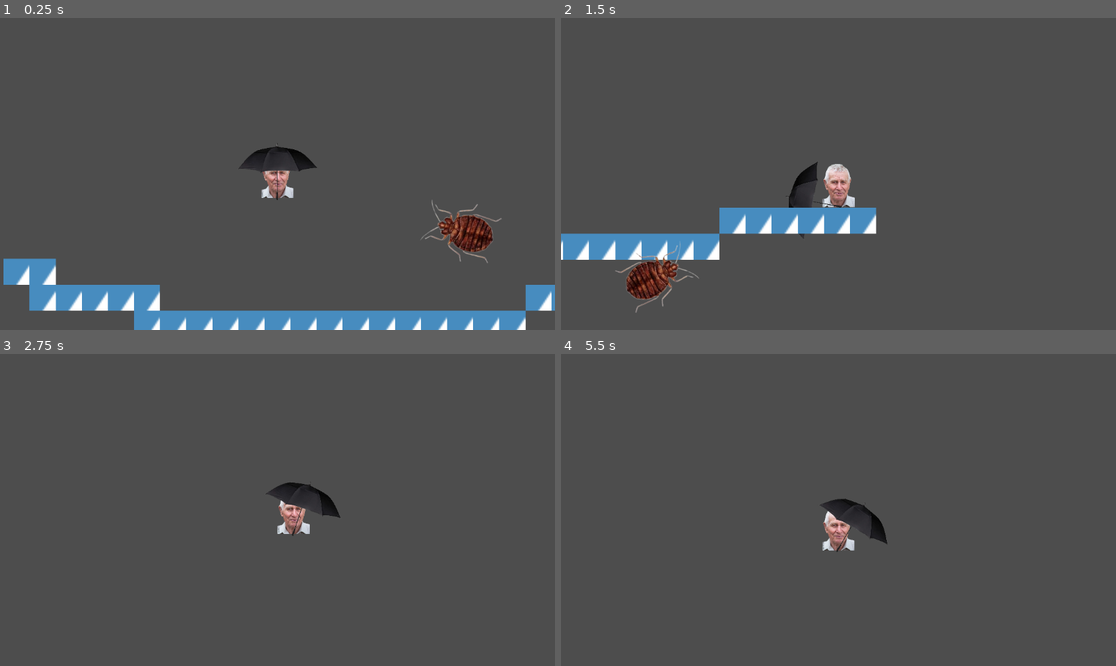
Above: before the commit, frames 1-4 (two rows, left to right).
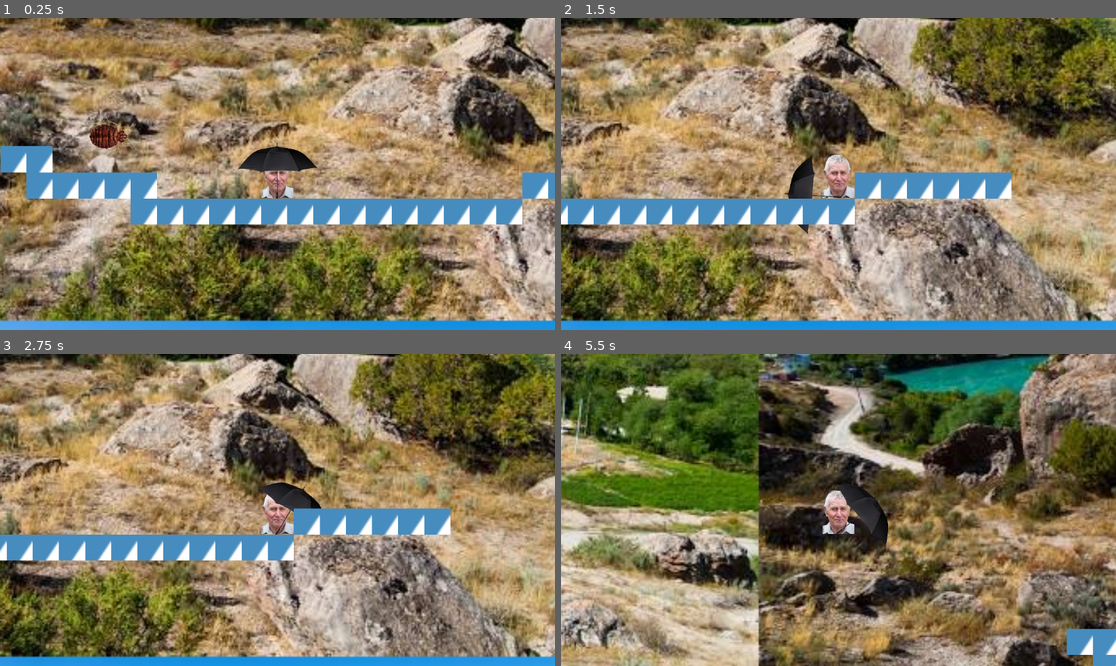
Above: after the commit, the same moments.

Repository: vEVR0/TheDeanStandard
Game: Godot game, scene res://scenes/main.tscn
The game is run twice, just before and just after one commit, with the same random seed, the same clock (stepped at 60 frames per second) and the same inputs. The engine's default icon, where the game draws it, is replaced by a stand-in: a white triangle on a blue panel in a dark square.
Inputs (mouse positions are in pixels of both pictures, inside the frame that each line leads up to):
- Up to frame 1 (0.25 s): no input
- Up to frame 2 (1.5 s): move the mouse to (960, 158) at 0.52 s; hold D (right) 0.53-1.28 s; move the mouse to (727, 189) at 1.27 s; hold S (down) from 1.28 s (still down)
- Up to frame 3 (2.75 s): move the mouse to (333, 441) at 2.02 s; release S (down) at 2.03 s; hold D (right) from 2.03 s (still down)
- Up to frame 4 (5.5 s): move the mouse to (810, 572) at 2.77 s; release D (right) at 2.78 s; hold W (up) 2.78-3.53 s; move the mouse to (1005, 556) at 3.52 s; hold A (left) 3.53-5.03 s; move the mouse to (672, 463) at 4.27 s; move the mouse to (866, 510) at 5.02 s; hold S (down) from 5.03 s (still down)

The runs differ from the first frame. In frame 1, 96% of the frame differs, in the area x 0-100%, y 0-100%; in frame 2, 96%; in frame 3, 97%; in frame 4, 95%.
Error after the commit: Parse Error: Invalid operands "float" and "float" for "^" operator. (res://scripts/bugof01.gd:20)

Commit message:
bug of 01

Diff:
--- a/scenes/bugof01.tscn
+++ b/scenes/bugof01.tscn
@@ -14,9 +14,20 @@
 "speed": 5.0
 }]
 
-[node name="Area2D" type="Area2D"]
+[sub_resource type="CapsuleShape2D" id="CapsuleShape2D_j426k"]
+radius = 6.0
+height = 16.0
+
+[node name="CharacterBody2D" type="CharacterBody2D"]
 script = ExtResource("2_7hnnw")
 
 [node name="AnimatedSprite2D" type="AnimatedSprite2D" parent="."]
+position = Vector2(2, 0)
+scale = Vector2(0.15333334, 0.15333334)
 sprite_frames = SubResource("SpriteFrames_huj20")
 animation = &"new_animation"
+
+[node name="CollisionShape2D" type="CollisionShape2D" parent="."]
+position = Vector2(-2, 0)
+rotation = 1.5707964
+shape = SubResource("CapsuleShape2D_j426k")
--- a/scenes/main.tscn
+++ b/scenes/main.tscn
@@ -1,6 +1,7 @@
-[gd_scene load_steps=7 format=4 uid="uid://cgfwldr4mb0pk"]
+[gd_scene load_steps=8 format=4 uid="uid://cgfwldr4mb0pk"]
 
 [ext_resource type="PackedScene" uid="uid://ds0t20abynf50" path="res://scenes/dean.tscn" id="1_o5qli"]
+[ext_resource type="Texture2D" uid="uid://dsrwue4vrleps" path="res://images/licensed-image.jpg" id="1_tbgi4"]
 [ext_resource type="Texture2D" uid="uid://b6me073rlesem" path="res://images/icon.svg" id="2_0wfyh"]
 [ext_resource type="PackedScene" uid="uid://pj7r38lp6gpe" path="res://scenes/umbrella.tscn" id="3_sugp2"]
 [ext_resource type="PackedScene" uid="uid://cno6shrg2lr0e" path="res://scenes/bugof01.tscn" id="4_jyhfs"]
@@ -142,6 +143,14 @@
 
 [node name="Main" type="Node"]
 
+[node name="TextureRect" type="TextureRect" parent="."]
+offset_left = -5115.0
+offset_top = -2227.0
+offset_right = 5223.0
+offset_bottom = 3762.0
+texture = ExtResource("1_tbgi4")
+stretch_mode = 1
+
 [node name="Dean" parent="." instance=ExtResource("1_o5qli")]
 unique_name_in_owner = true
 position = Vector2(104, 28)
@@ -151,13 +160,11 @@
 
 [node name="Camera2D" type="Camera2D" parent="Dean"]
 zoom = Vector2(3.385, 3.385)
-position_smoothing_enabled = true
 position_smoothing_speed = 20.0
 
 [node name="TileMapLayer" type="TileMapLayer" parent="."]
+position = Vector2(-2, -74)
 tile_map_data = PackedByteArray("AAD8/wUAAAADAAIAAAD9/wUAAAADAAIAAAD9/wYAAAADAAIAAAD+/wYAAAADAAIAAAD//wYAAAADAAIAAAAAAA …(368 unchanged characters)…
 tile_set = SubResource("TileSet_jyhfs")
 
-[node name="AnimatedSprite2D" parent="." instance=ExtResource("4_jyhfs")]
-position = Vector2(217, 48.000008)
-scale = Vector2(0.22888881, 0.22888881)
+[node name="CharacterBody2D" parent="." instance=ExtResource("4_jyhfs")]
--- a/scripts/bugof01.gd
+++ b/scripts/bugof01.gd
@@ -1,8 +1,8 @@
-extends Area2D
+extends CharacterBody2D
 
 @onready var dean: CharacterBody2D = %Dean
 
-
+var SPEED = 100
 
 # Called when the node enters the scene tree for the first time.
 func _ready() -> void:
@@ -11,6 +11,12 @@
 
 # Called every frame. 'delta' is the elapsed time since the previous frame.
 func _process(delta: float) -> void:
+	rotation_degrees = wrap(rotation_degrees, 0, 360)
+	look_at(dean.global_position)
+	position += transform.x * SPEED * delta
+	#global_position.x = global_position.x + (sin(rotation_degrees))
+	#global_position.y = global_position.y + (cos(rotation_degrees))
 
-	look_at(dean.global_position)
-	global_position.y = global_position.y + 1
+	var distancetodean = sqrt((global_position.x - dean.global_position.x)^2 + (global_position.y - dean.global_position.y)^2)
+
+	move_and_slide()
Binary file added: images/licensed-image.jpg
Not shown, added: images/licensed-image.jpg.import
Not shown: 1 places in scenes/bugof01.tscn that only renumber resources
